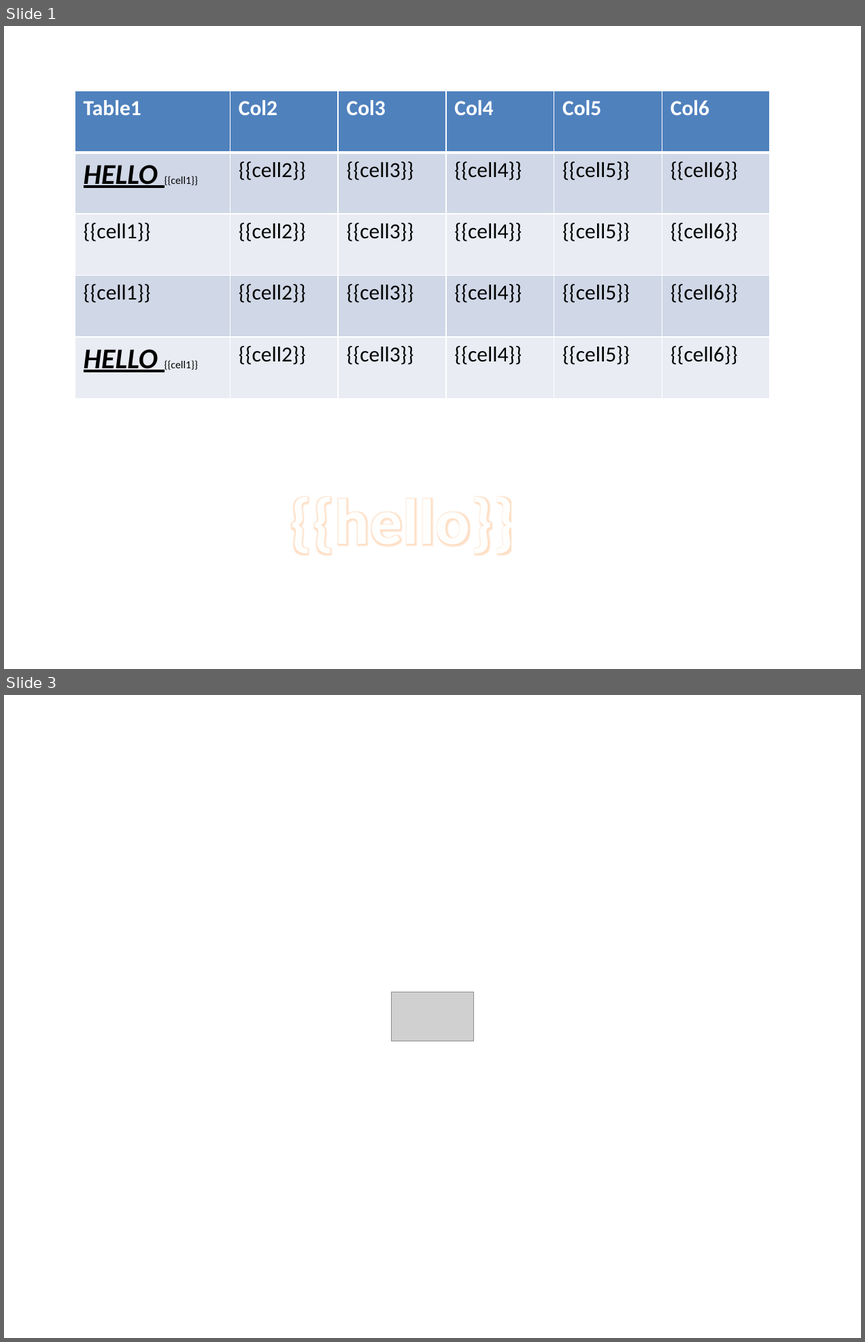
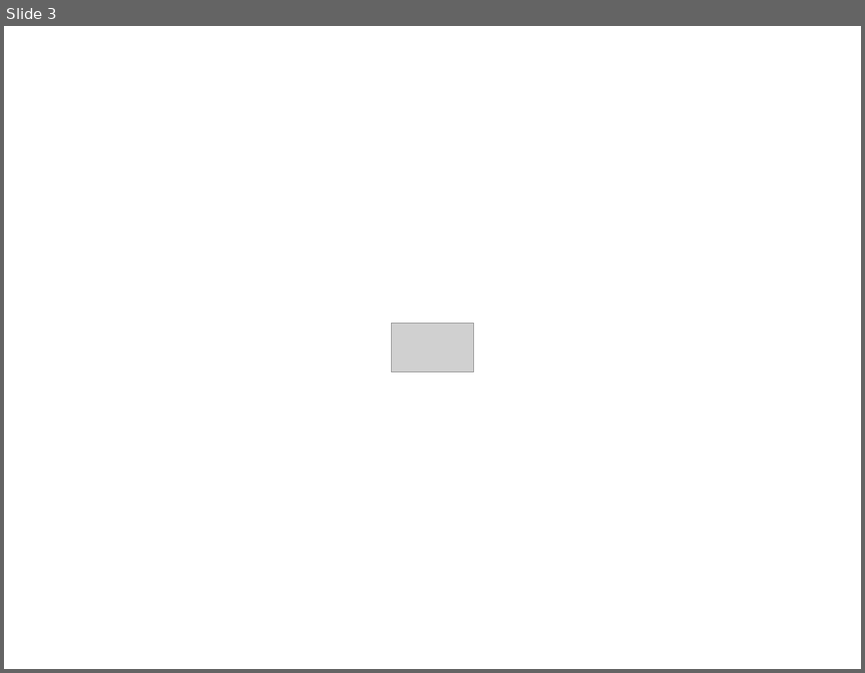
Before and after one commit to tkrotoff/PptxTemplater, a slide deck: PptxTemplater.Tests/files/ReplaceTablesInAllSlides.pptx. Shown one above the other, each under a label of ours: slides 1 and 3 before the commit, slide 3 after it; the slides between them are not shown. The pictures are 865x1342 and 865x673 pixels, drawn with LibreOffice and Linux fonts; fonts in the diff are those of the drawing; grey boxes stand for pictures. Boxes give left, top, right and bottom in pixels: in the first picture for what was removed or moved away, otherwise in the second. Text is boxed around its words. In the diff, an @@ line names an element or a change of style, - is before the commit and + after.

Commit message:
Improve ReplaceTablesInAllSlides Change PptxTable.SetRows()

```diff
--- a/PptxTemplater.Tests/files/ReplaceTablesInAllSlides.pptx
+++ b/PptxTemplater.Tests/files/ReplaceTablesInAllSlides.pptx
@@ slide 1 removed at (4, 26, 861, 669), background #FFFFFF @@
@@ table removed at (75, 91, 770, 399), 5 rows, 6 columns @@
-Table1 | Col2 | Col3 | Col4 | Col5 | Col6
-HELLO {{cell1}} | {{cell2}} | {{cell3}} | {{cell4}} | {{cell5}} | {{cell6}}
-{{cell1}} | {{cell2}} | {{cell3}} | {{cell4}} | {{cell5}} | {{cell6}}
-{{cell1}} | {{cell2}} | {{cell3}} | {{cell4}} | {{cell5}} | {{cell6}}
-HELLO {{cell1}} | {{cell2}} | {{cell3}} | {{cell4}} | {{cell5}} | {{cell6}}
```
Also in this commit, not shown: 1 slide changed, 1 slide added, 2 other files.
